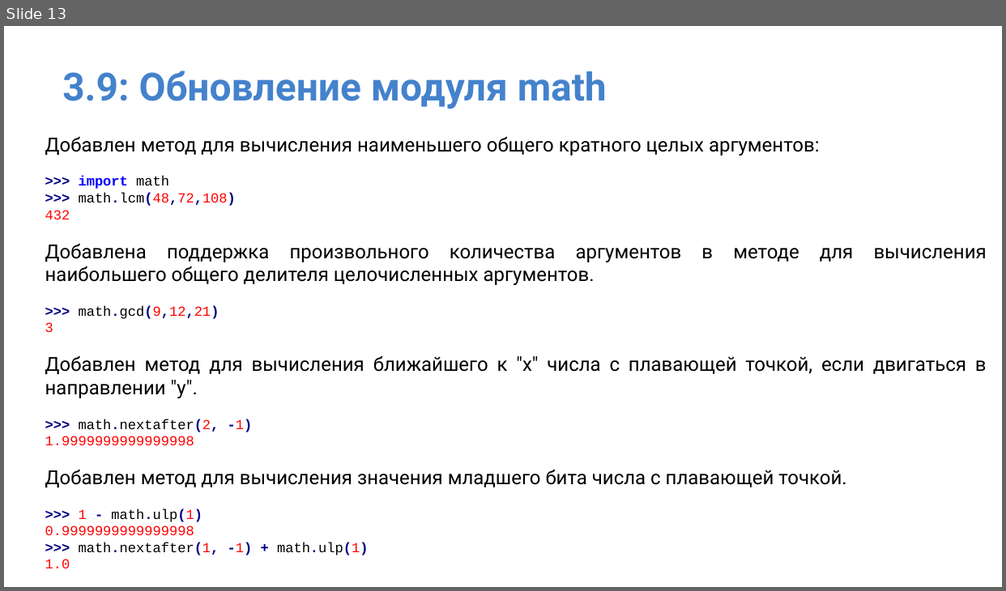
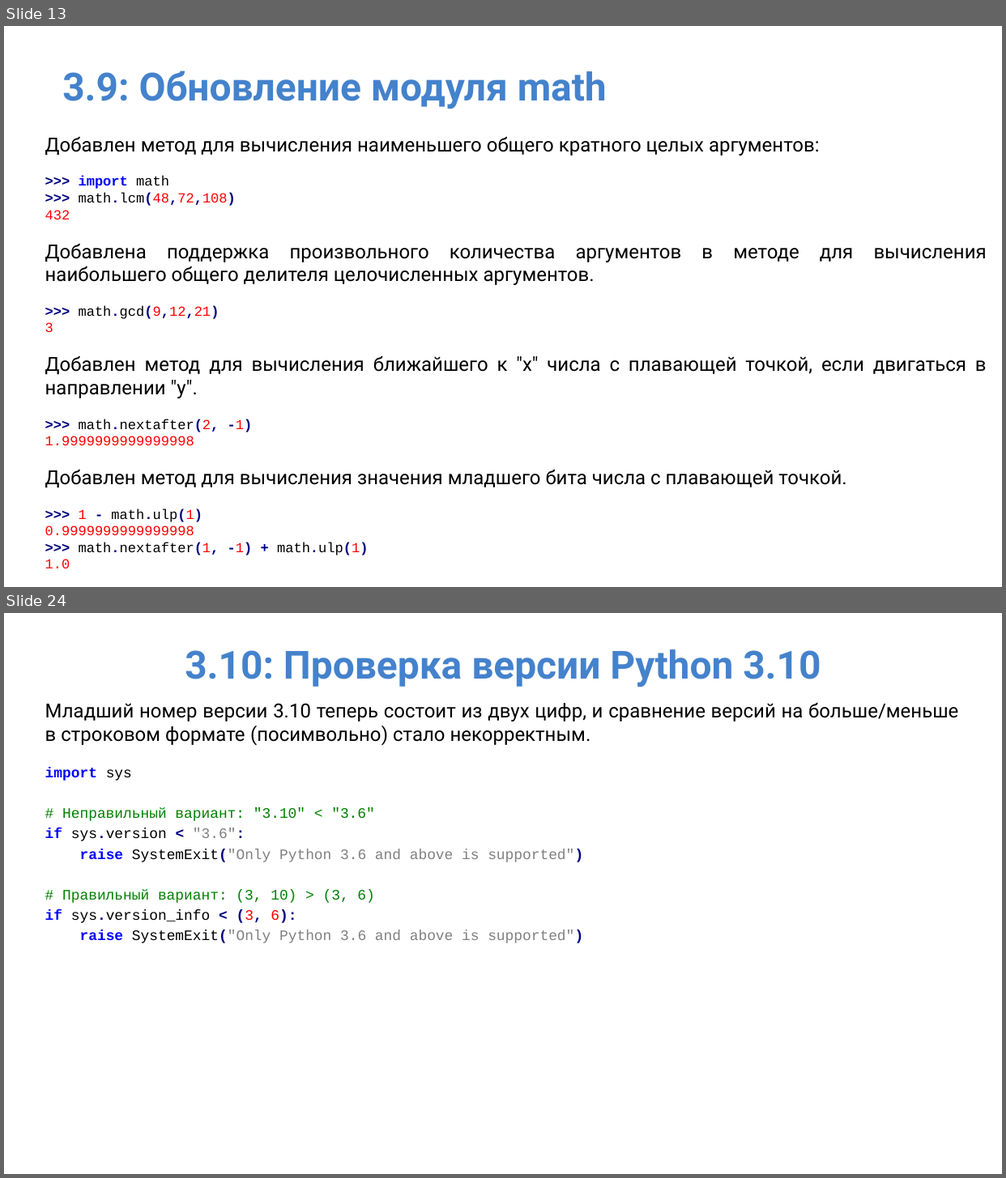
Before and after one commit to IlyaOrlov/PythonCourseKupno, a slide deck: Lectures/py_lec_8.pptx. Shown one above the other, each under a label of ours: slide 13 before the commit, slides 13 and 24 after it; the slides between them are not shown. The pictures are 1006x591 and 1006x1178 pixels, drawn with LibreOffice and Linux fonts; fonts in the diff are those of the drawing. Boxes give left, top, right and bottom in pixels: in the first picture for what was removed or moved away, otherwise in the second. Text is boxed around its words. In the diff, an @@ line names an element or a change of style, - is before the commit and + after.

```diff
--- a/Lectures/py_lec_8.pptx
+++ b/Lectures/py_lec_8.pptx
@@ slide 24 added at [4,613,1002,1174], background #FFFFFF @@
@@ title added at [185,649,820,687], 28 pt, text #4482CC, bold @@
+3.10: Проверка версии Python 3.10
@@ text added at [45,702,958,943], 10.5 pt, text #000000 @@
+Младший номер версии 3.10 теперь состоит из двух цифр, и сравнение версий на больше/меньше в строковом формате (посимвольно) стало некорректным.
+import sys
+# Неправильный вариант: "3.10" < "3.6"
+if sys.version < "3.6":
+raise SystemExit("Only Python 3.6 and above is supported")
+# Правильный вариант: (3, 10) > (3, 6)
+if sys.version_info < (3, 6):
+raise SystemExit("Only Python 3.6 and above is supported")
```
Also in this commit, not shown: 2 slides changed, 9 other slides added, 2 other files.
